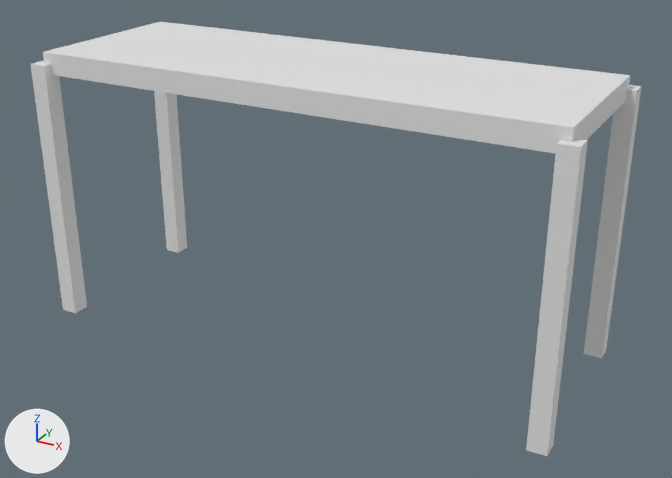
Before and after pictures for a commit that changed the FBX model Assets/Models/Tetrominos/Top/VPT2.fbx.
Before and after are seen from a 50 mm lens placed at (11.36, -4.14, 4.16), pointed at (9.1, -0.03, 2.11). Arrows for +X, +Y and +Z are at lower left; the lights stay in place. Where no turn or scale is listed for an object, it has been applied to the vertices.
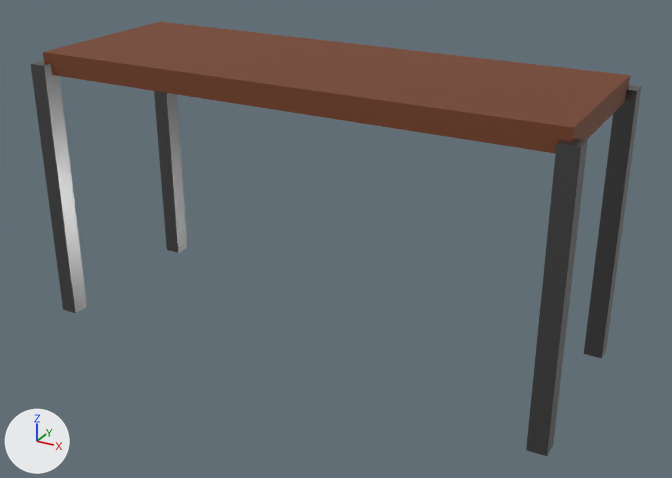
Where the change shows, as pixel boxes (x1, y1, x2, y2) in the pictures (672 x 478 px):
'Cube.067', recoloured (white to brown)
    both: (43, 22, 630, 154)
'Cube.065', recoloured
    both: (526, 139, 588, 456)
'Cube.066', recoloured
    both: (31, 60, 87, 313)
'Cube.069', recoloured
    both: (584, 85, 642, 358)
'Cube.068', recoloured
    both: (154, 91, 187, 253)

The change, as a list of edits to the scene's bpy script:
```text
Add mat_metall:
    mat_metall = principled_material('Metall')
    mat_metall.base_color = (0.135, 0.135, 0.135)  # dark grey #676767
    mat_metall.metallic = 0.85
    mat_metall.roughness = 0.28
Add mat_wood:
    mat_wood = principled_material('Wood')
    mat_wood.base_color = (0.174, 0.0489, 0.0162)  # brown #743e22
    mat_wood.roughness = 0.673
Change me_cube_082:
    where me_cube_082.from_pydata(...)  # 8 vertices, 6 faces; spans x -0.05..0.05, y -0.05..0.05, z -0.75..0.75
    add me_cube_082.materials.append(mat_metall)  # dark grey #676767
Change me_cube_083:
    where me_cube_083.from_pydata(...)  # 8 vertices, 6 faces; spans x -0.05..0.05, y -0.05..0.05, z -0.75..0.75
    add me_cube_083.materials.append(mat_metall)  # dark grey #676767
Change me_cube_012:
    where me_cube_012.from_pydata(...)  # 8 vertices, 6 faces; spans x -0.05..0.05, y -0.05..0.05, z -0.75..0.75
    add me_cube_012.materials.append(mat_metall)  # dark grey #676767
Change me_cube_032:
    where me_cube_032.from_pydata(...)  # 8 vertices, 6 faces; spans x -1.45..1.45, y -0.5..0.5, z -0.06..0.06
    add me_cube_032.materials.append(mat_wood)  # brown #743e22
Change me_cube_023:
    where me_cube_023.from_pydata(...)  # 8 vertices, 6 faces; spans x -0.05..0.05, y -0.05..0.05, z -0.75..0.75
    add me_cube_023.materials.append(mat_metall)  # dark grey #676767
```
